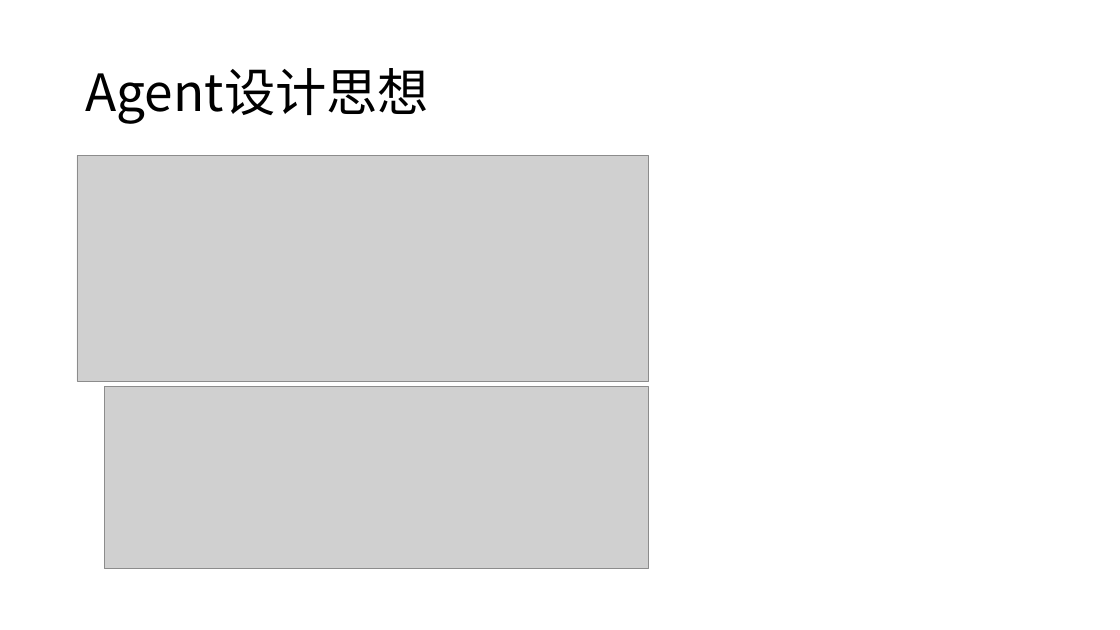
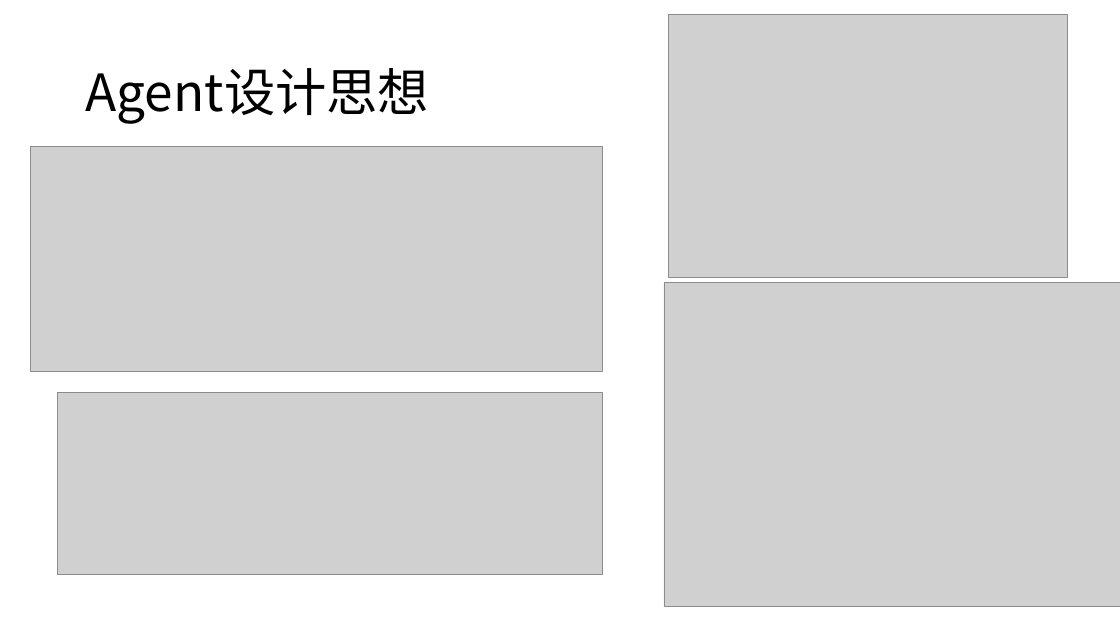
Before and after one commit to sunforwing/task, a slide deck: slide 6 of Presentation.pptx. Drawn at 1120x630 pixels with LibreOffice and Linux fonts; fonts in the diff are those of the drawing; grey boxes stand for pictures. Boxes give left, top, right and bottom in pixels: in the first picture for what was removed or moved away, otherwise in the second. Text is boxed around its words. In the diff, an @@ line names an element or a change of style, - is before the commit and + after.

```diff
--- a/Presentation.pptx
+++ b/Presentation.pptx
@@ picture added at (x1=669, y1=14, x2=1067, y2=277) @@
@@ picture moved from (x1=77, y1=155, x2=649, y2=381) to (x1=30, y1=146, x2=602, y2=372) @@
@@ picture added at (x1=664, y1=282, x2=1120, y2=607) @@
@@ picture moved from (x1=104, y1=386, x2=649, y2=569) to (x1=58, y1=392, x2=602, y2=575) @@
```
Also in this commit, not shown: 2 other slides changed.
